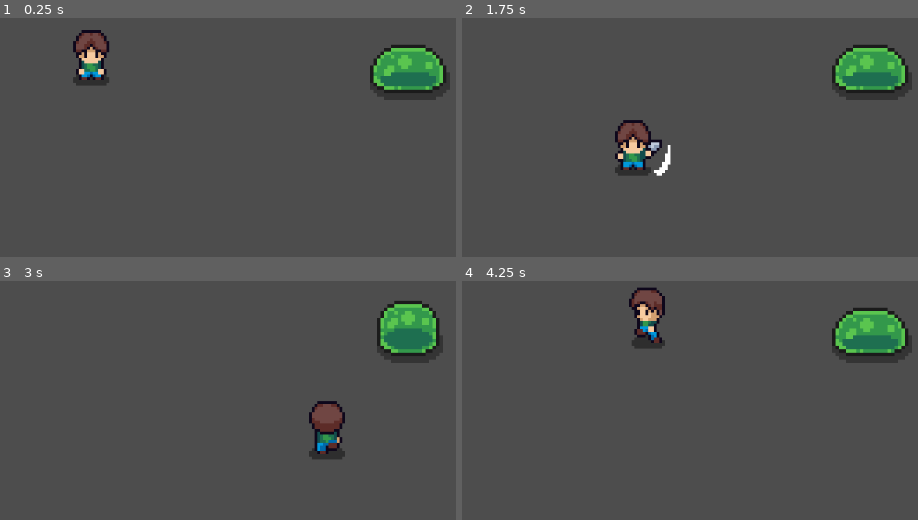
Above: before the commit, frames 1-4 (two rows, left to right).
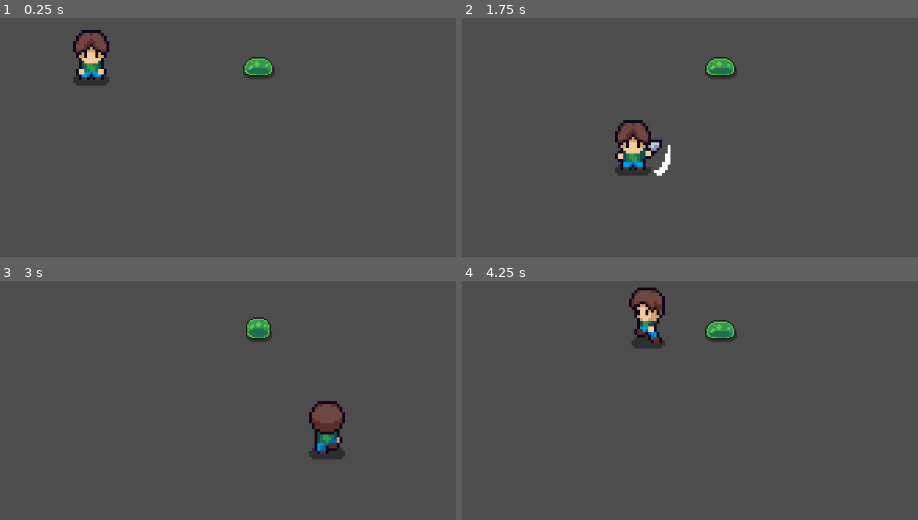
Above: after the commit, the same moments.

Repository: yi2003/godotTopDownActionGame
Game: Godot game, scene res://assets/scenes/main.tscn
Same seed, same stepped clock (60 frames per second), same inputs: the game is played once before the commit and once after it.
Inputs:
- Up to frame 1 (0.25 s): no input
- Up to frame 2 (1.75 s): tap Enter (ui_accept) at 0.5, 0.77, 1.52 s; hold Right (ui_right) 0.53-1.28 s; hold Down (ui_down) from 1.28 s (still down)
- Up to frame 3 (3 s): release Down (ui_down) at 2.03 s; hold Right (ui_right) 2.03-2.78 s; hold Up (ui_up) from 2.78 s (still down)
- Up to frame 4 (4.25 s): tap Enter (ui_accept) at 3.02, 3.77 s; release Up (ui_up) at 3.53 s; hold Left (ui_left) from 3.53 s (still down)

The runs differ from the first frame. In frame 1, 3.9% of the frame differs, in the area x 53-99%, y 11-35%; in frame 2, 3.9%; in frame 3, 3.7%; in frame 4, 3.9%.

Commit message:
Adjust slime position, scale and collision layer
Co-Authored-By: Claude Opus 4.6 <noreply@anthropic.com>

Diff:
--- a/assets/scenes/main.tscn
+++ b/assets/scenes/main.tscn
@@ -9,5 +9,6 @@
 position = Vector2(445, 262)
 
 [node name="Slime" parent="." unique_id=1378315419 instance=ExtResource("2_slime")]
-position = Vector2(900.0001, 272)
-scale = Vector2(5, 5)
+position = Vector2(684, 272)
+scale = Vector2(2, 2)
+collision_layer = 1
Binary file added: assets/images/Enemies/Skeleton.png
Not shown, added: assets/images/Enemies/Skeleton.png.import
Not shown, added: assets/images/Enemies/Slime_Green.png.import
